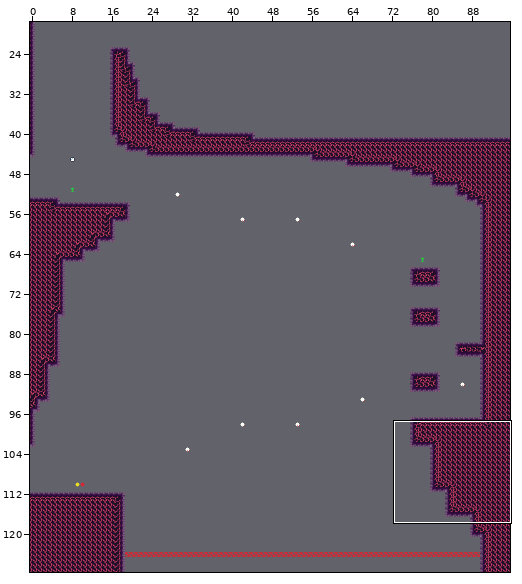
A Tiled map gets an edit: mapping_tools/tilemaps/fire4.tmx. The first picture is a wide view before the edit; the outline marks the close-up.
Close-up. Old version:
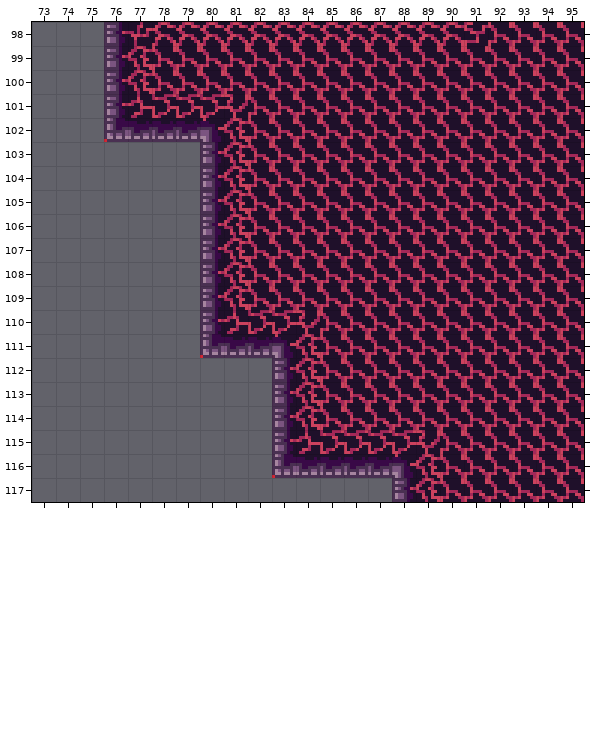
Cells are 8x8 px. Shown: x 73..95, y 98..117. The commit also changed other parts of the map, which this record leaves out.
The same view after the edit:
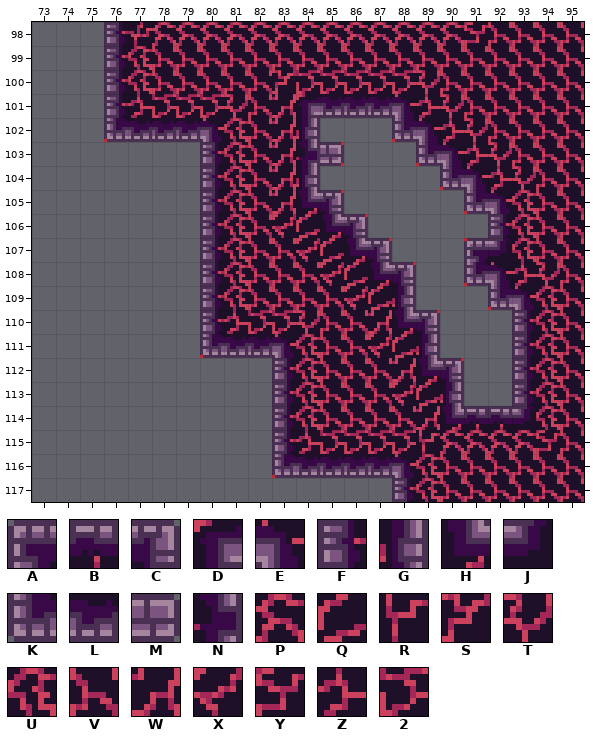
Key: from "fire": A 0, B 1, C 2, D 3, E 4, F 13, G 15, H 16, J 17, K 26, L 27, M 32, N 41, P 50, Q 51, R 58, S 60, T 61, U 62, V 63, W 64, X 73, Y 74, Z 75, 2 76.
_ is an empty cell.
Tiles replaced or removed in this view: T, V.
Diff:
Changed rows in their new state; . is an unchanged cell.
Layer "draft":
first column x 85:
102 ___.....
103 .___....
104 _____...
105 ._____..
106 .._____.
107 ...___..
108 ....__..
109 ....___.
110 .....___
111 .....___
112 ......__
113 ......__
Layer "map":
first column x 83:
100 S22222T.....
101 WDLLLEZT....
102 WG___KEZT...
103 WNM___KEZT..
104 WG_____KEZT.
105 WHC_____KEU.
106 XQHC_____FU.
107 .XQHC___AJU.
108 ..XQHC__KEZT
109 ...XQG___KEU
110 ....WHC___FU
111 ....XQG___FU
112 .....WHC__FU
113 .....XQG__FU
114 ......WHBBJU
115 ......RPPPPY
Where, in picture pixels (left, top, right, bottom), the same in both close-ups:
changed: (272, 70, 560, 454)
